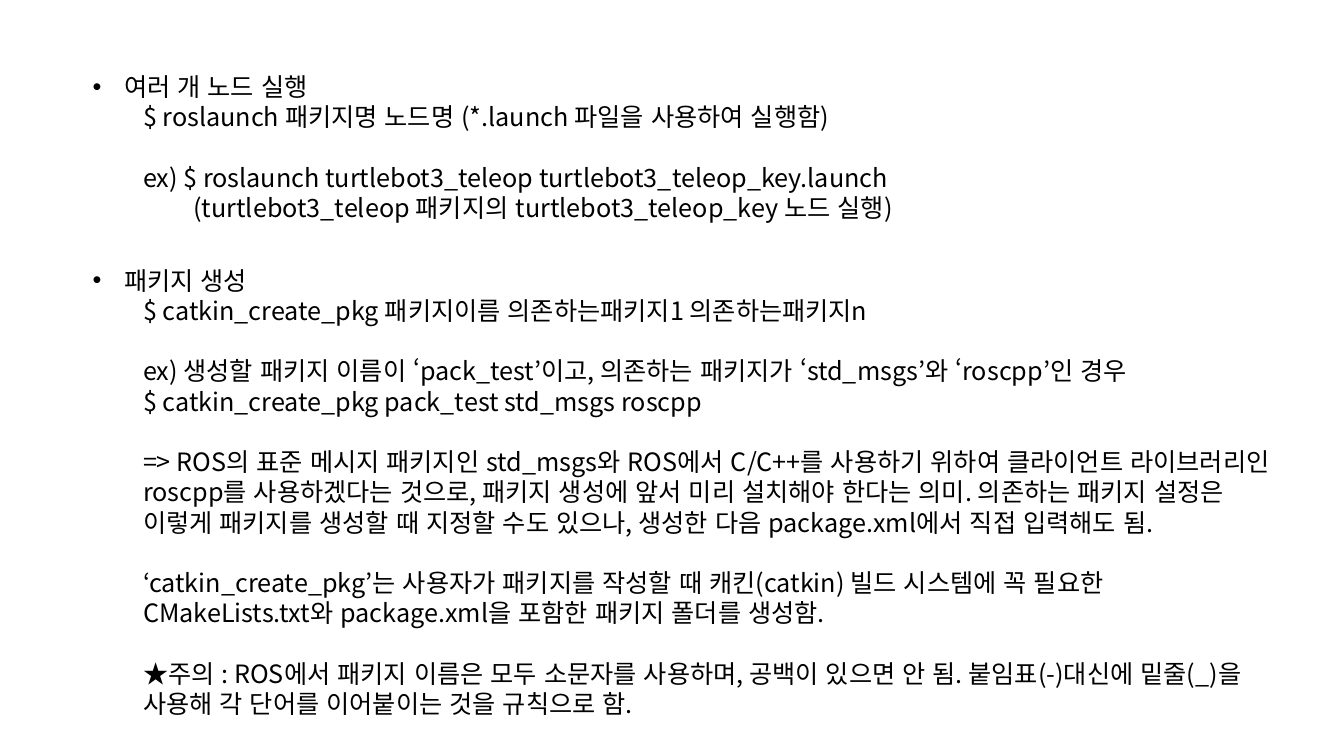
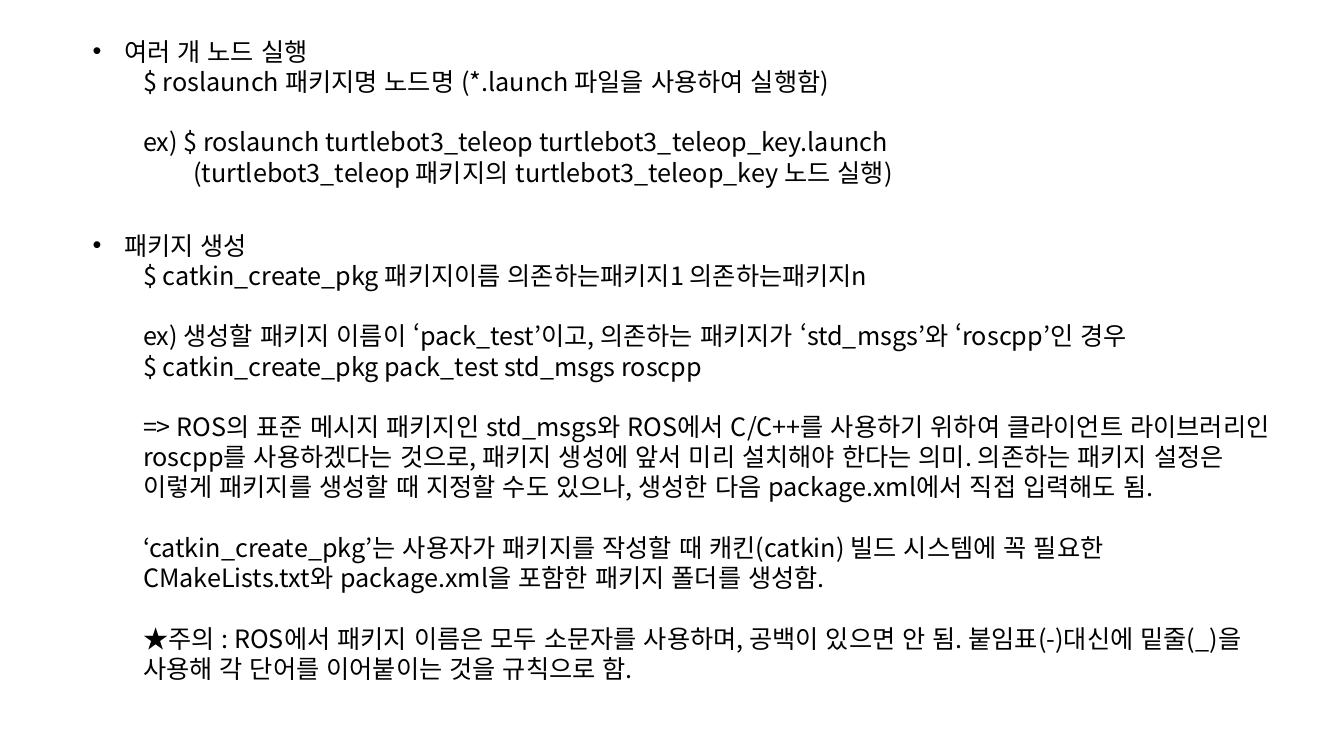
Before and after one commit to choeunyoung0208/silverzero, a slide deck: slide 4 of Turtlebot/Ubuntu & ROS.pptx. Drawn at 1344x756 pixels with LibreOffice and Linux fonts; fonts in the diff are those of the drawing. Boxes give left, top, right and bottom in pixels: in the first picture for what was removed or moved away, otherwise in the second. Text is boxed around its words. In the diff, an @@ line names an element or a change of style, - is before the commit and + after.

```diff
--- a/Turtlebot/Ubuntu & ROS.pptx
+++ b/Turtlebot/Ubuntu & ROS.pptx
@@ text "여러 개 노드 실행" moved from (x1=124, y1=75, x2=893, y2=223) to (x1=124, y1=40, x2=893, y2=188) @@
@@ text "패키지 생성" moved from (x1=124, y1=269, x2=1269, y2=715) to (x1=124, y1=234, x2=1269, y2=680) @@
```
Also in this commit, not shown: 2 other slides changed, 1 other file.
